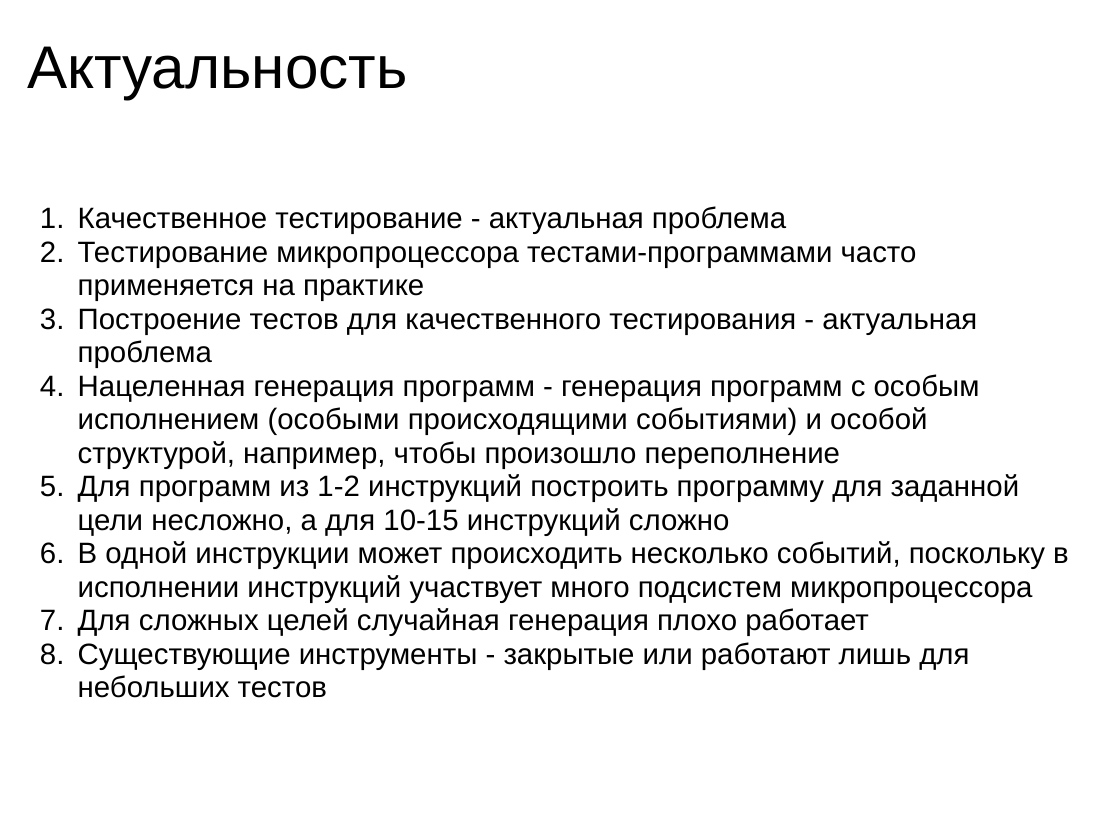
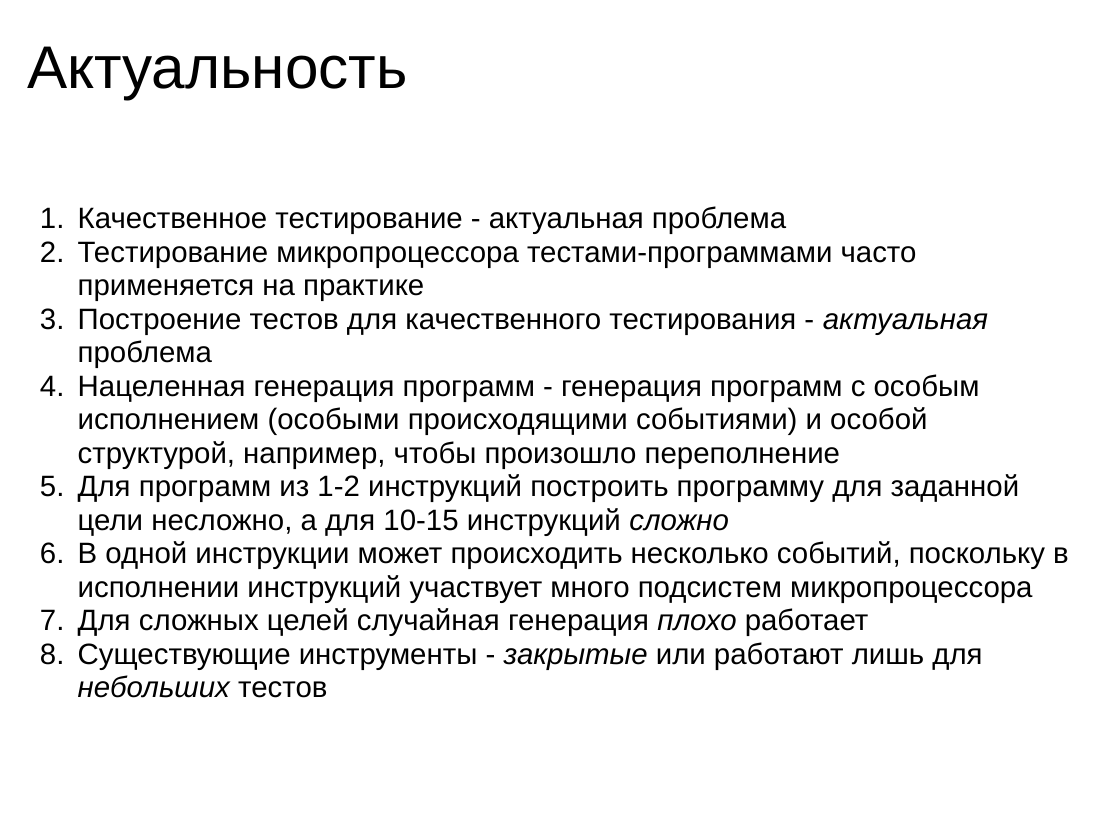
Before and after one commit to kornevgen/tesla-project, a slide deck: slide 2 of papers/THESIS/talks/ivan2010/ivan2010.ppt. Drawn at 1120x840 pixels with LibreOffice and Linux fonts; fonts in the diff are those of the drawing. Boxes give left, top, right and bottom in pixels: in the first picture for what was removed or moved away, otherwise in the second. Text is boxed around its words. In the diff, an @@ line names an element or a change of style, - is before the commit and + after.

```diff
--- a/papers/THESIS/talks/ivan2010/ivan2010.ppt
+++ b/papers/THESIS/talks/ivan2010/ivan2010.ppt
@@ text at <box>78,308,1020,698</box>: italic on in "актуальная", "сложно", "плохо", "закрытые небольших" @@
```
Also in this commit, not shown: 15 other slides changed, 1 slide added, 3 slides removed.
